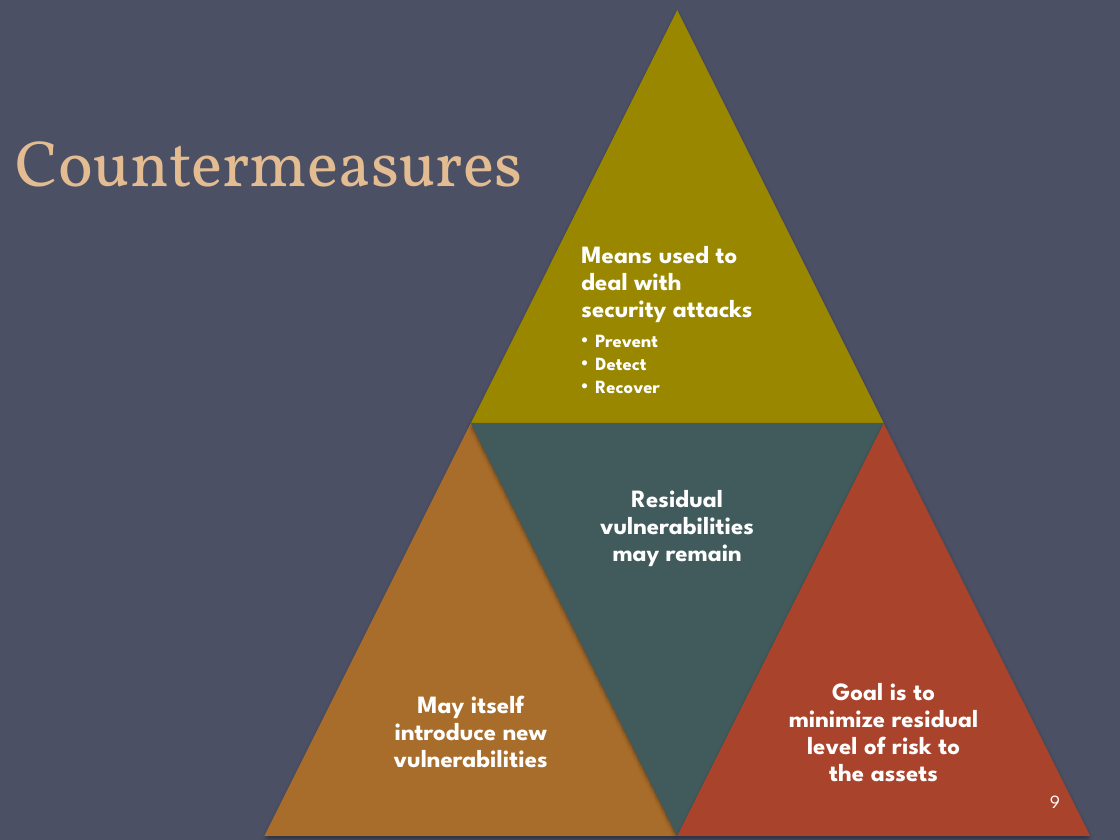
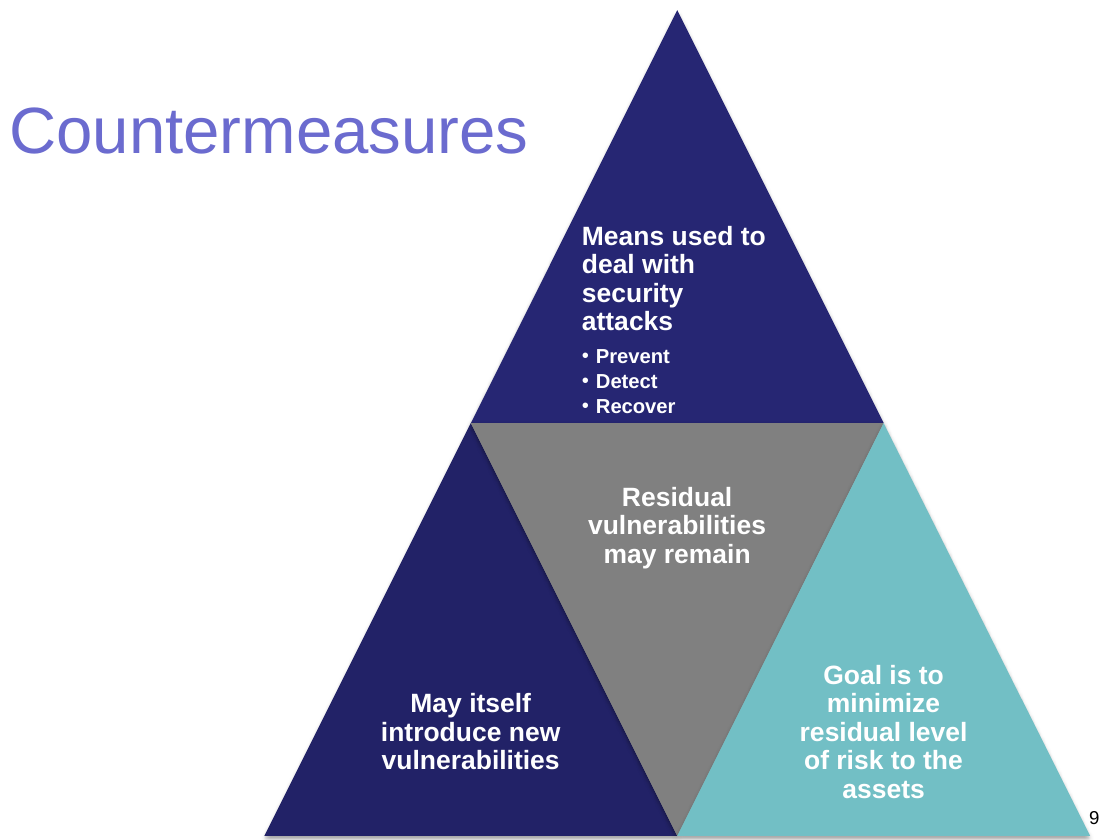
Before and after one commit to gulaoshi/gu.github.io, a slide deck: slide 9 of InfoSec/PPTs/CH01-Overview.pptx. Drawn at 1120x840 pixels with LibreOffice and Linux fonts; fonts in the diff are those of the drawing. Boxes give left, top, right and bottom in pixels: in the first picture for what was removed or moved away, otherwise in the second. Text is boxed around its words. In the diff, an @@ line names an element or a change of style, - is before the commit and + after.

```diff
--- a/InfoSec/PPTs/CH01-Overview.pptx
+++ b/InfoSec/PPTs/CH01-Overview.pptx
@@ background #4B5064 to #FFFFFF @@
@@ triangle at [470,10,884,423]: fill #998700 to #262673 @@
@@ title "Countermeasures" at [9,107,528,154]: font Vollkorn to Arial, text colour #E3BC92 to #6B6BCF; line spacing 58pt to 1; vertical alignment bottom to middle @@
@@ text "Means used to deal with ..." at [582,226,766,413]: size 16 to 17 pt in "Means used to deal with security attacks"; font League Spartan to Arial; size 12 to 13 pt in "Prevent", "Detect", "Recover"; bullet •• to • @@
@@ triangle at [264,423,678,837]: fill #A96D2B to #222267 @@
@@ triangle at [470,423,884,837]: fill #415B5C to #808080 @@
@@ triangle at [678,423,1091,837]: fill #A9432B to #72BFC5 @@
@@ size 16 to 17 pt, font League Spartan to Arial in 3 elements at [381,693,560,770], [588,487,766,568], [800,665,968,798] @@
@@ page number: place and size @@
-page number at [1050,795,1060,808]
+page number at [1089,811,1099,824]
@@ page number at [1089,811,1099,824]: font League Spartan to Arial, text colour #FFFFFF to #000000; alignment left to right; vertical alignment middle to top @@
```
Also in this commit, not shown: 16 other slides changed, 7 other files.
